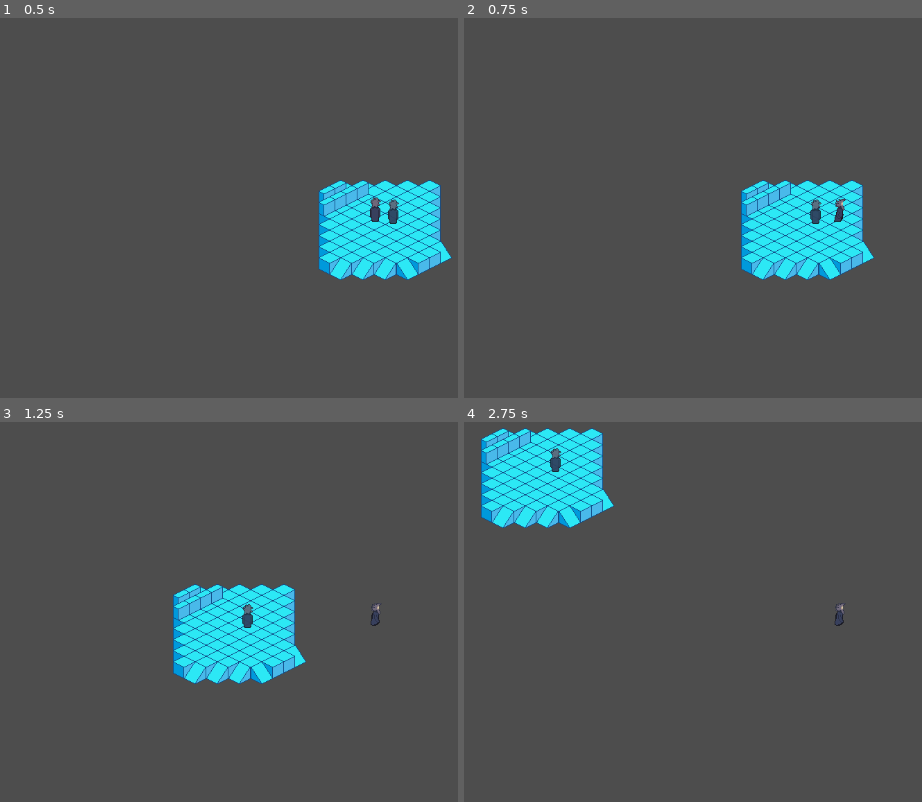
Above: before the commit, frames 1-4 (two rows, left to right).
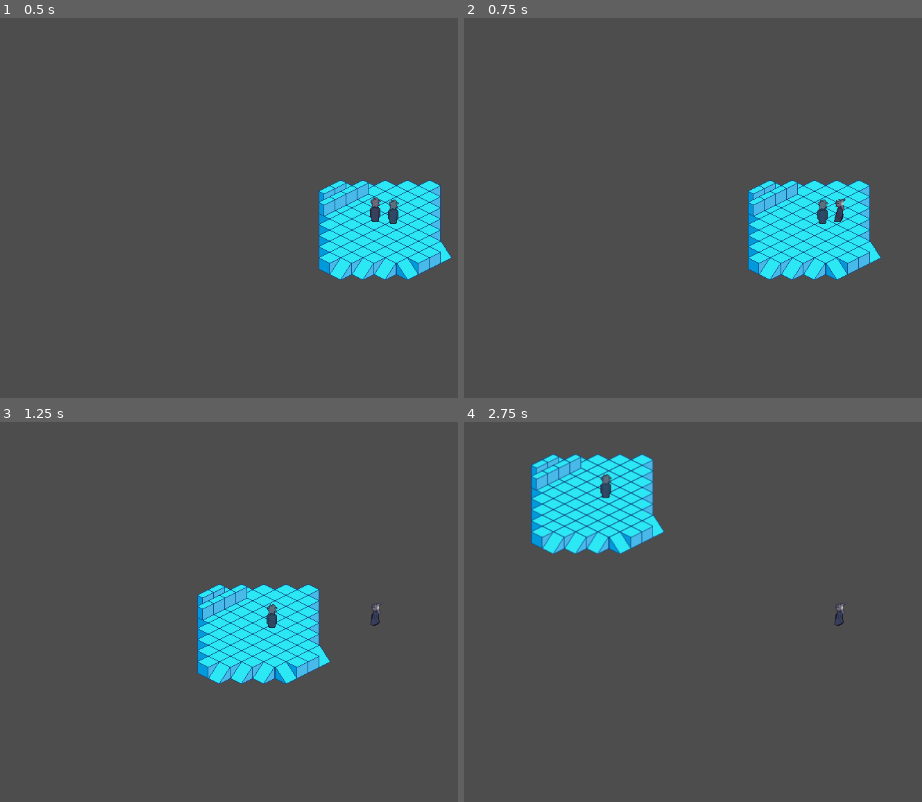
Above: after the commit, the same moments.

Repository: seanj29/LostEchoes
Game: Godot game, scene res://Scenes/Main.tscn
Two runs of this game, one before a commit and one after it. Both use one fixed random seed, a clock stepped at 60 frames per second and the inputs below.
Inputs:
- Up to frame 1 (0.5 s): no input
- Up to frame 2 (0.75 s): tap Enter at 0.5 s; hold Right (Right) from 0.53 s (still down); tap Space (Special) at 0.6 s
- Up to frame 3 (1.25 s): keep holding Right (Right)
- Up to frame 4 (2.75 s): release Right (Right) at 1.28 s; hold Down (Down) 1.28-2.03 s; tap Space (Special) at 1.35, 2.1 s; hold Right (Right) from 2.03 s (still down)

Frame 1 is identical in both runs. In frame 2, 4.2% of the frame differs, in the area x 60-92%, y 42-69%; in frame 3, 5.4%; in frame 4, 9.4%, in the area x 3-44%, y 1-35%.

Commit message:
add case for if two opposite vectors pressed

Diff:
--- a/Scripts/GhostsMovement.gd
+++ b/Scripts/GhostsMovement.gd
@@ -68,19 +68,19 @@
 
 
 func Movement(StateDict: Dictionary) -> void:
-	var current_direction_vector = Vector2.ZERO
+	var current_direction_vector = Vector2(0, 0)
 	if StateDict.Up_pressed:
-		position.y -= 5
-		current_direction_vector.y = -1
+		position.y -= 4
+		current_direction_vector.y -= 1
 	if StateDict.Down_pressed:
-		position.y += 5
-		current_direction_vector.y = 1
+		position.y += 4
+		current_direction_vector.y += 1
 	if StateDict.Left_pressed:
-		position.x -= 5
-		current_direction_vector.x = -1
+		position.x -= 4
+		current_direction_vector.x -= 1
 	if StateDict.Right_pressed:
-		position.x += 5
-		current_direction_vector.x = 1
+		position.x += 4
+		current_direction_vector.x += 1
 
 	play_anim(current_direction_vector.normalized())
 	return
--- a/Scripts/PlayerMovement.gd
+++ b/Scripts/PlayerMovement.gd
@@ -7,7 +7,7 @@
 @export var CurrentReplayResource: ReplayGhost
 
 @export_group("Player Physics")
-@export var SPEED = 300.0
+@export var SPEED = 250.0
 @export var FRICTION = 1500.00
 
 #  All instances of res:// in filename will be changed to user:// pre production
